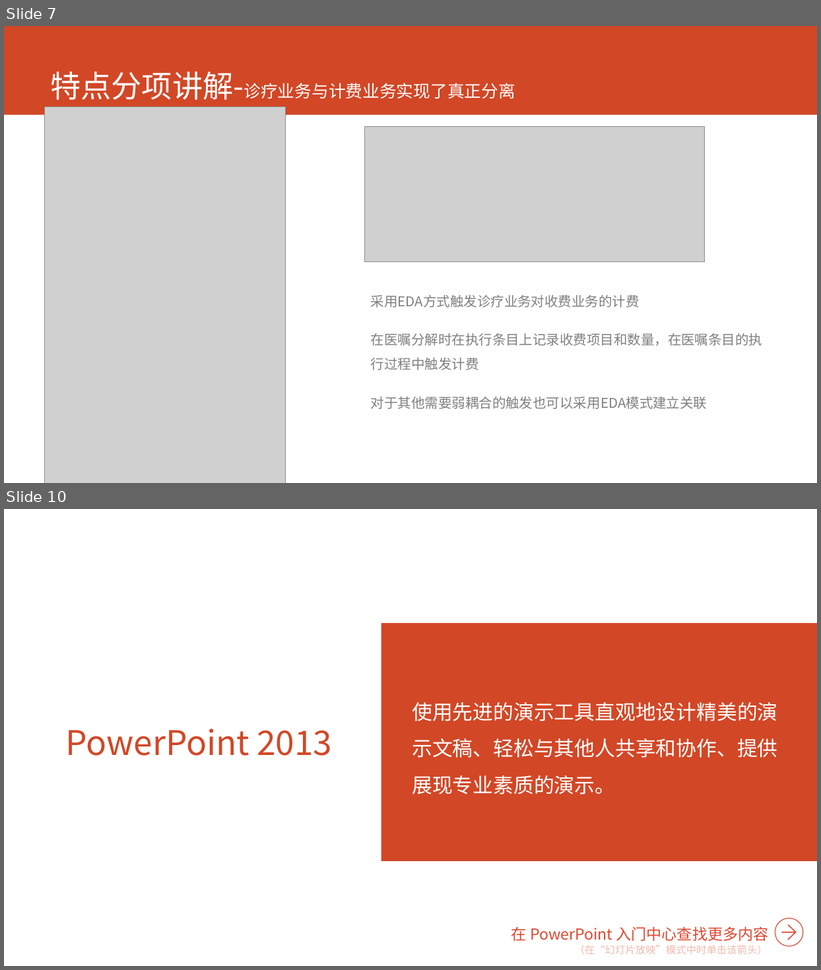
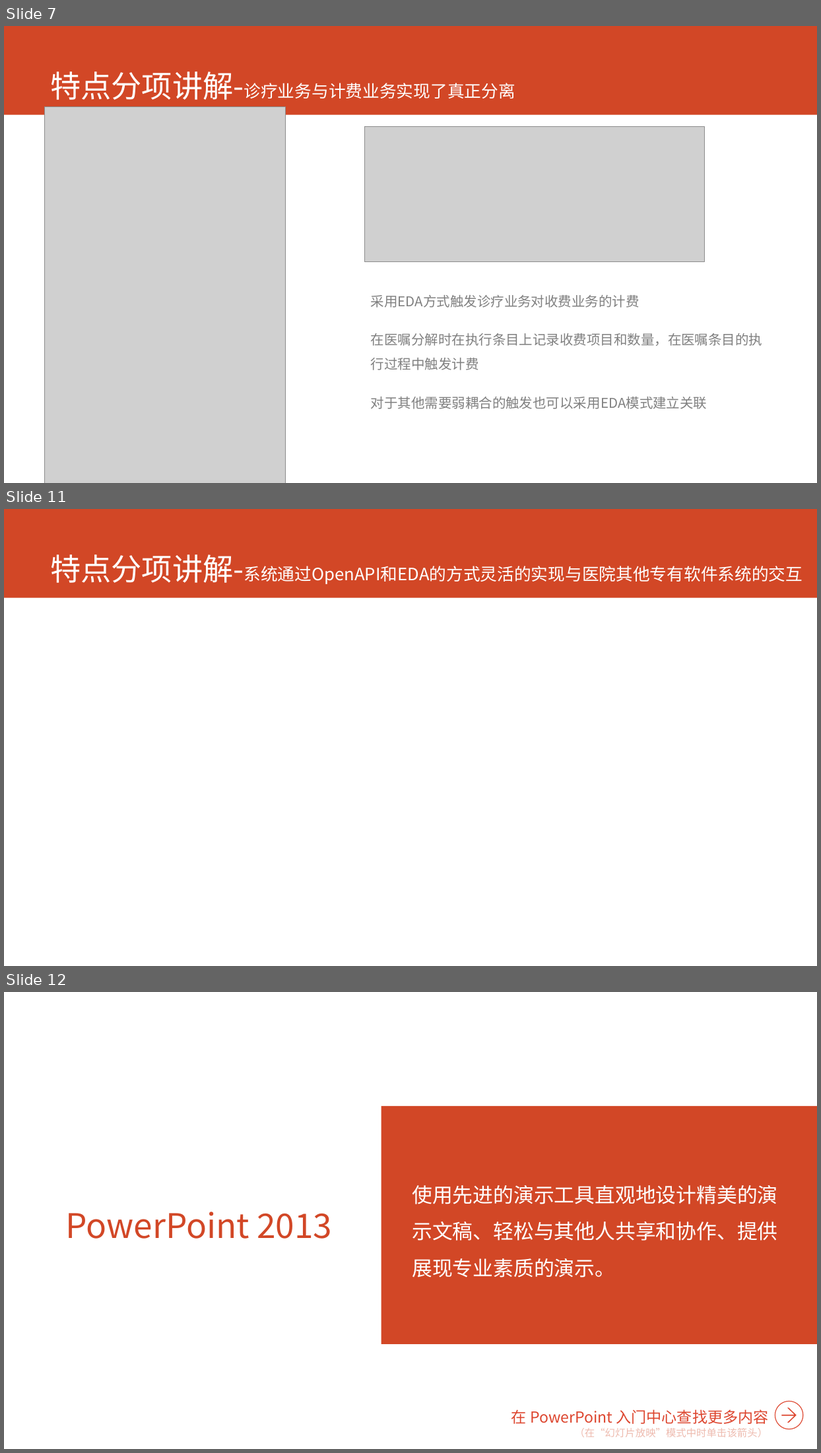
Before and after one commit to AppSecAI-TEST/hospital, a slide deck: doc/EVE新一代HIS核心系统.pptx. Shown one above the other, each under a label of ours: slides 7 and 10 before the commit, slides 7, 11 and 12 after it; the slides between them are not shown. The pictures are 821x970 and 821x1453 pixels, drawn with LibreOffice and Linux fonts; fonts in the diff are those of the drawing; grey boxes stand for pictures. Boxes give left, top, right and bottom in pixels: in the first picture for what was removed or moved away, otherwise in the second. Text is boxed around its words. In the diff, an @@ line names an element or a change of style, - is before the commit and + after.

```diff
--- a/doc/EVE新一代HIS核心系统.pptx
+++ b/doc/EVE新一代HIS核心系统.pptx
@@ slide 11 added at (x1=4, y1=509, x2=817, y2=966), background #FFFFFF; not listed: 1 template element that a slide beside it also shows @@
@@ title added at (x1=50, y1=555, x2=803, y2=584), 20 pt, text #FFFFFF @@
+特点分项讲解-系统通过OpenAPI和EDA的方式灵活的实现与医院其他专有软件系统的交互
@@ what was slide 10 is now slide 12 @@
```
Also in this commit, not shown: 2 slides changed, 1 other slide added, 1 other file.
